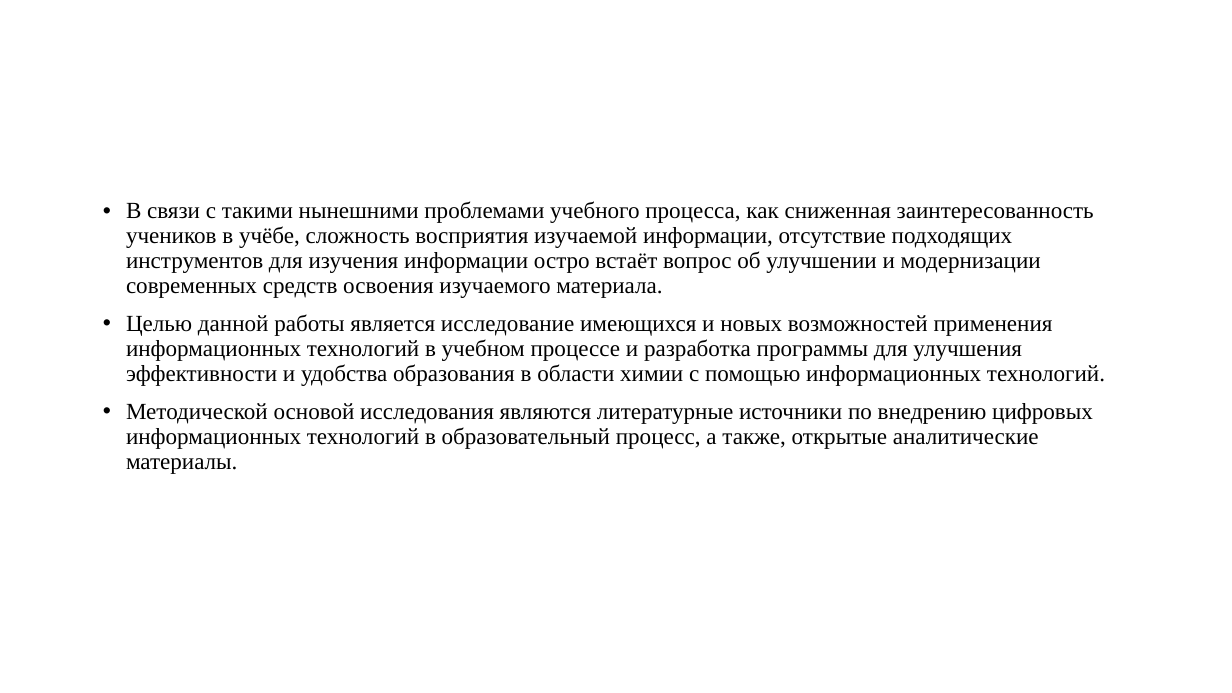
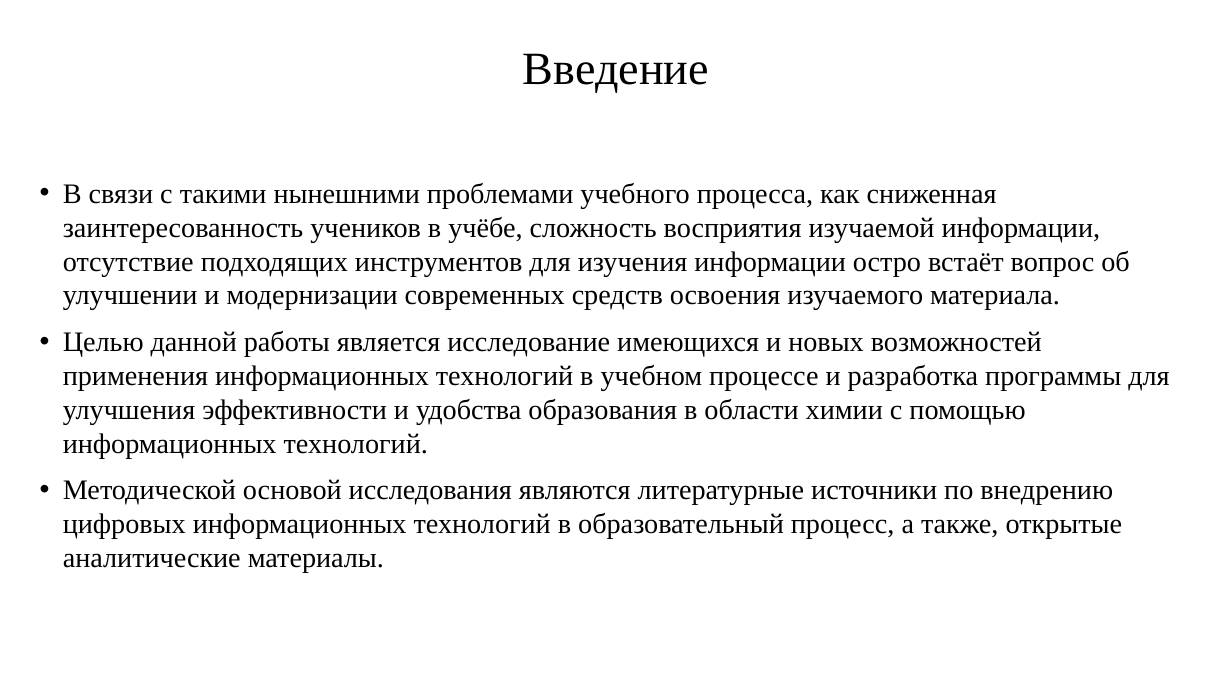
Before and after one commit to Sulik002/Study-docs, a slide deck: slide 2 of books/Презентация для индивидуального проекта по ИКТ. Орен Сюлейман.pptx. Drawn at 1232x693 pixels with LibreOffice and Linux fonts; fonts in the diff are those of the drawing. Boxes give left, top, right and bottom in pixels: in the first picture for what was removed or moved away, otherwise in the second. Text is boxed around its words. In the diff, an @@ line names an element or a change of style, - is before the commit and + after.

```diff
--- a/books/Презентация для индивидуального проекта по ИКТ. Орен Сюлейман.pptx
+++ b/books/Презентация для индивидуального проекта по ИКТ. Орен Сюлейман.pptx
@@ title added at (x1=523, y1=53, x2=709, y2=93), 36 pt, text #000000 @@
+Введение
@@ text "В связи с такими нынешними ..." moved from (x1=126, y1=201, x2=1105, y2=474) to (x1=63, y1=182, x2=1169, y2=572) @@
@@ text "В связи с такими нынешними ..." at (x1=63, y1=182, x2=1169, y2=572): size 18 to 22 pt; line spacing 0.9 to 1 @@
```
Also in this commit, not shown: 4 other slides changed, 10 slides added, 2 slides removed, 40 other files.
